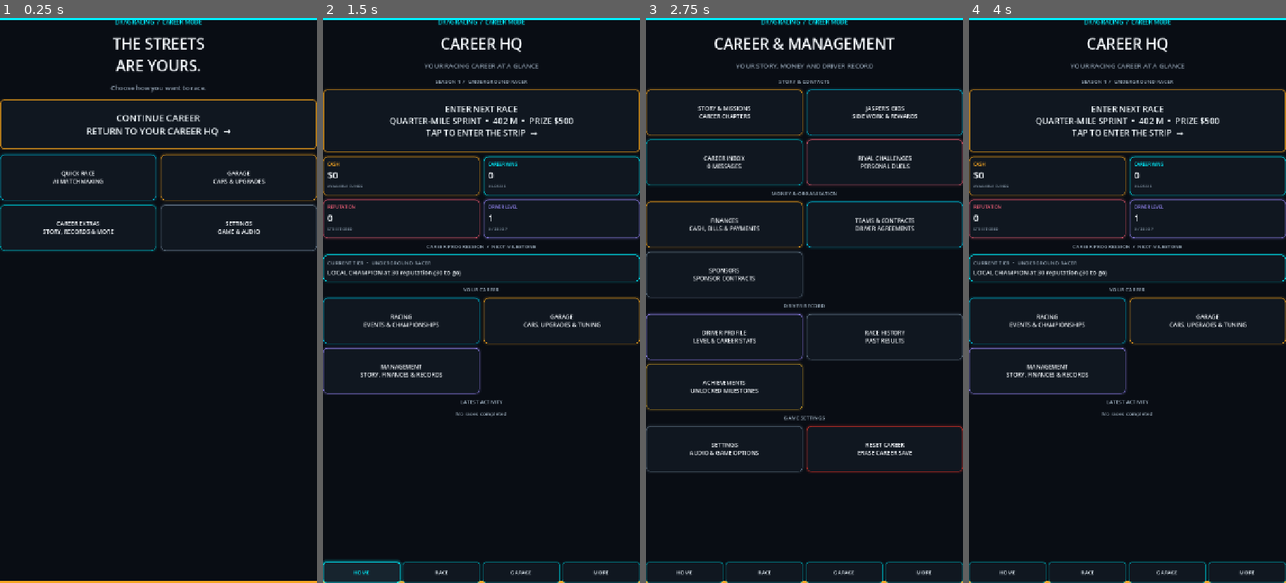
Above: before the commit, frames 1-4 (left to right).
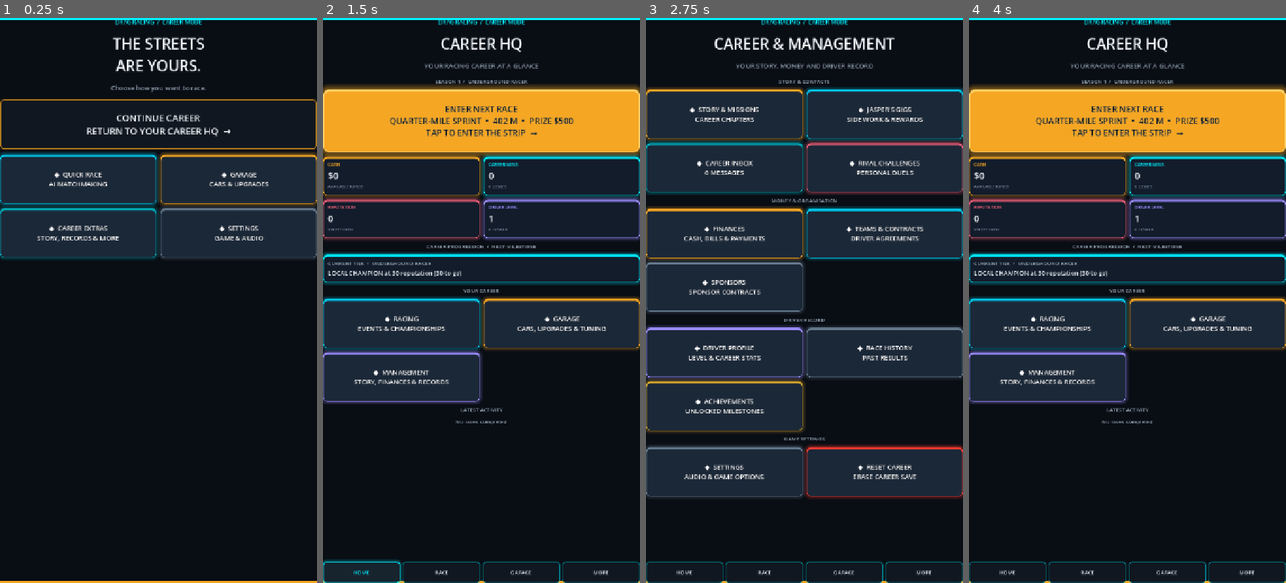
Above: after the commit, the same moments.

Repository: gleeshyyy/-Drag-Racing-Career
Game: Godot game, scene res://main.tscn
The game is run twice, just before and just after one commit, with the same random seed, the same clock (stepped at 60 frames per second) and the same inputs.
Inputs:
- Up to frame 1 (0.25 s): no input
- Up to frame 2 (1.5 s): click "CONTINUE CAREER RETURN TO YOU…" at 0.5 s; click "HOME" at 1.25 s
- Up to frame 3 (2.75 s): click "MANAGEMENT STORY, FINANCES & …" (after the commit: "◆ MANAGEMENT STORY, FINANCES …") at 2 s
- Up to frame 4 (4 s): click "STORY & MISSIONS CAREER CHAPT…" (after the commit: "◆ STORY & MISSIONS CAREER CHA…") at 2.75 s; click "BACK TO CAREER" at 3.5 s

The runs differ from the first frame. In frame 1, 5.9% of the frame differs, in the area x 0-100%, y 23-43%; in frame 2, 22%; in frame 3, 25%, in the area x 0-100%, y 12-86%; in frame 4, 22%.

Commit message:
Add bold filled neon street-racing dashboard styling

Diff:
--- a/main.gd
+++ b/main.gd
@@ -538,7 +538,7 @@
 	_refresh_team_offers()
 	var event: Dictionary = _get_selected_event()
 	_add_section_label("SEASON %d  /  %s" % [season_number, _career_tier_name().to_upper()])
-	var hero := _make_button("ENTER NEXT RACE\n%s  •  %d M  •  PRIZE $%s\nTAP TO ENTER THE STRIP  →" % [race_event_name.to_upper(), int(event["distance"]), str(event["reward"])], Color("#f5a623"))
+	var hero := _make_hero_button("ENTER NEXT RACE\n%s  •  %d M  •  PRIZE $%s\nTAP TO ENTER THE STRIP  →" % [race_event_name.to_upper(), int(event["distance"]), str(event["reward"])])
 	hero.custom_minimum_size = Vector2(0, 142)
 	hero.add_theme_font_size_override("font_size", 19)
 	hero.pressed.connect(func():
@@ -3562,20 +3562,60 @@
 
 func _dashboard_card_style(accent: Color) -> StyleBoxFlat:
 	var style := StyleBoxFlat.new()
-	style.bg_color = Color("#101720")
+	style.bg_color = Color("#121c2b")
 	style.border_width_left = 1
-	style.border_width_top = 2
+	style.border_width_top = 5
 	style.border_width_right = 1
 	style.border_width_bottom = 1
-	style.border_color = accent.darkened(0.18)
-	style.corner_radius_top_left = 10
-	style.corner_radius_top_right = 10
-	style.corner_radius_bottom_left = 10
-	style.corner_radius_bottom_right = 10
-	style.shadow_color = Color(accent.r, accent.g, accent.b, 0.18)
-	style.shadow_size = 5
-	style.set_content_margin_all(10)
+	style.border_color = Color("#26384b")
+	style.border_color = accent
+	style.corner_radius_top_left = 9
+	style.corner_radius_top_right = 9
+	style.corner_radius_bottom_left = 9
+	style.corner_radius_bottom_right = 9
+	style.shadow_color = Color(accent.r, accent.g, accent.b, 0.30)
+	style.shadow_size = 8
+	style.set_content_margin_all(11)
 	return style
+
+func _make_hero_button(caption: String) -> Button:
+	var button := Button.new()
+	button.text = caption
+	button.custom_minimum_size = Vector2(0, 150)
+	button.size_flags_horizontal = Control.SIZE_EXPAND_FILL
+	button.alignment = HORIZONTAL_ALIGNMENT_CENTER
+	button.add_theme_font_size_override("font_size", 20)
+	button.add_theme_color_override("font_color", Color("#101720"))
+	button.add_theme_color_override("font_hover_color", Color("#090d14"))
+	button.add_theme_color_override("font_pressed_color", Color("#090d14"))
+	button.add_theme_constant_override("outline_size", 1)
+	button.add_theme_color_override("font_outline_color", Color("#ffd77a"))
+	var normal := StyleBoxFlat.new()
+	normal.bg_color = Color("#f5a623")
+	normal.border_width_left = 2
+	normal.border_width_top = 5
+	normal.border_width_right = 2
+	normal.border_width_bottom = 2
+	normal.border_color = Color("#ffd36a")
+	normal.corner_radius_top_left = 13
+	normal.corner_radius_top_right = 13
+	normal.corner_radius_bottom_left = 13
+	normal.corner_radius_bottom_right = 13
+	normal.shadow_color = Color(0.96, 0.65, 0.12, 0.48)
+	normal.shadow_size = 14
+	normal.set_content_margin_all(15)
+	button.add_theme_stylebox_override("normal", normal)
+	var hover := normal.duplicate()
+	hover.bg_color = Color("#ffc04d")
+	hover.border_color = Color("#fff0bd")
+	hover.shadow_size = 19
+	button.add_theme_stylebox_override("hover", hover)
+	var pressed := normal.duplicate()
+	pressed.bg_color = Color("#d98a12")
+	pressed.shadow_size = 5
+	button.add_theme_stylebox_override("pressed", pressed)
+	button.pressed.connect(_play_ui_click)
+	return button
 
 func _make_dashboard_stat(caption: String, value: String, detail: String, accent: Color) -> PanelContainer:
 	var card := PanelContainer.new()
@@ -3604,28 +3644,32 @@
 
 func _make_feature_card(caption: String, detail: String, accent: Color, callback: Callable) -> Button:
 	var button := Button.new()
-	button.text = caption + "\n" + detail
-	button.custom_minimum_size = Vector2(0, 104)
+	button.text = "◆  " + caption + "\n" + detail
+	button.custom_minimum_size = Vector2(0, 112)
 	button.size_flags_horizontal = Control.SIZE_EXPAND_FILL
 	button.alignment = HORIZONTAL_ALIGNMENT_CENTER
-	button.add_theme_font_size_override("font_size", 13)
-	button.add_theme_color_override("font_color", Color("#f2f6fa"))
-	button.add_theme_color_override("font_hover_color", Color.WHITE)
-	button.add_theme_constant_override("outline_size", 0)
+	button.add_theme_font_size_override("font_size", 15)
+	button.add_theme_color_override("font_color", Color("#ffffff"))
+	button.add_theme_color_override("font_hover_color", Color("#ffffff"))
+	button.add_theme_color_override("font_pressed_color", Color("#ffffff"))
+	button.add_theme_constant_override("outline_size", 1)
+	button.add_theme_color_override("font_outline_color", Color("#080d14"))
 	var normal := _dashboard_card_style(accent)
-	normal.set_content_margin_all(9)
+	normal.bg_color = Color("#1b2838")
+	normal.set_content_margin_all(12)
 	button.add_theme_stylebox_override("normal", normal)
 	var hover := normal.duplicate()
-	hover.bg_color = Color("#18232d")
-	hover.border_color = accent
-	hover.shadow_color = Color(accent.r, accent.g, accent.b, 0.42)
-	hover.shadow_size = 8
+	hover.bg_color = Color("#26394d")
+	hover.border_color = accent.lightened(0.15)
+	hover.shadow_color = Color(accent.r, accent.g, accent.b, 0.55)
+	hover.shadow_size = 11
 	button.add_theme_stylebox_override("hover", hover)
 	var pressed := hover.duplicate()
-	pressed.bg_color = Color("#202e39")
+	pressed.bg_color = Color("#31475c")
+	pressed.shadow_size = 4
 	button.add_theme_stylebox_override("pressed", pressed)
 	var disabled := normal.duplicate()
-	disabled.bg_color = Color("#0d1117")
+	disabled.bg_color = Color("#101720")
 	disabled.border_color = Color("#303b46")
 	disabled.shadow_size = 0
 	button.add_theme_stylebox_override("disabled", disabled)
@@ -3731,23 +3775,20 @@
 
 func _panel_style(fill: String) -> StyleBoxFlat:
 	var style := StyleBoxFlat.new()
-	var panel_tint := Color("#0d1117")
 	var source := Color(fill)
-	if source.get_luminance() > 0.22:
-		panel_tint = panel_tint.lerp(source, 0.045)
-	style.bg_color = Color(panel_tint.r, panel_tint.g, panel_tint.b, 0.96)
-	style.border_width_left = 2
-	style.border_width_top = 2
-	style.border_width_right = 2
-	style.border_width_bottom = 2
-	style.border_color = Color("#007b86")
-	style.shadow_color = Color(0.0, 0.94, 1.0, 0.13)
-	style.shadow_size = 6
+	style.bg_color = Color("#1b2838") if source.get_luminance() > 0.20 else Color("#121c2b")
+	style.border_width_left = 1
+	style.border_width_top = 4
+	style.border_width_right = 1
+	style.border_width_bottom = 1
+	style.border_color = Color("#00f0ff")
+	style.shadow_color = Color(0.0, 0.94, 1.0, 0.24)
+	style.shadow_size = 9
 	style.set_content_margin_all(14)
-	style.corner_radius_top_left = 12
-	style.corner_radius_top_right = 12
-	style.corner_radius_bottom_left = 12
-	style.corner_radius_bottom_right = 12
+	style.corner_radius_top_left = 10
+	style.corner_radius_top_right = 10
+	style.corner_radius_bottom_left = 10
+	style.corner_radius_bottom_right = 10
 	return style
 
 func _small_label(caption: String) -> Label:
